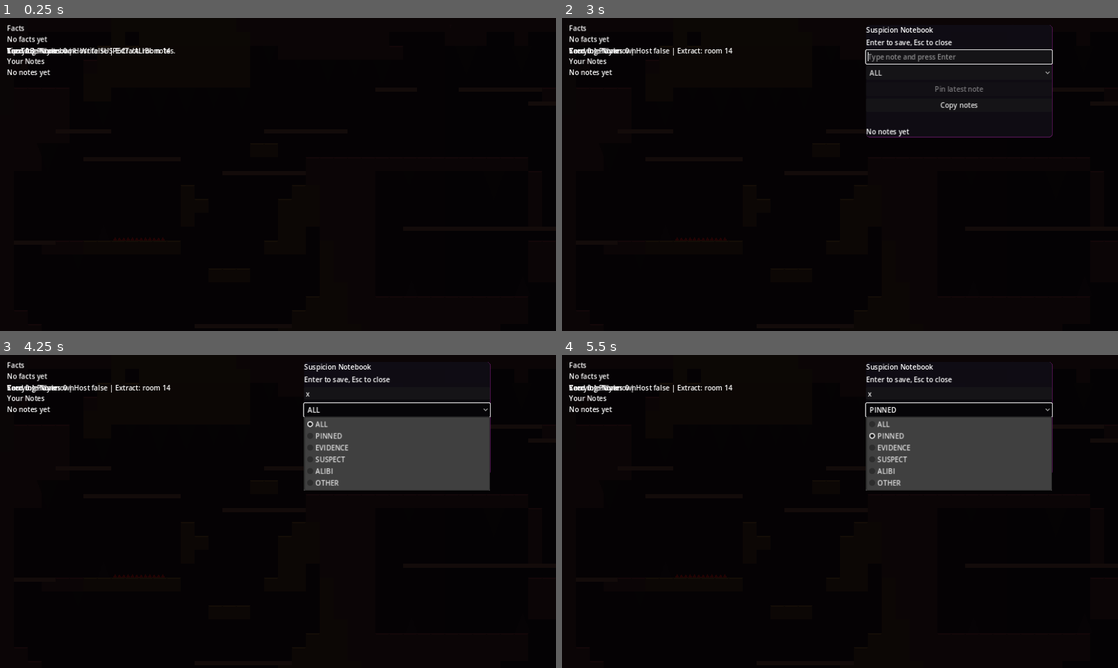
Above: before the commit, frames 1-4 (two rows, left to right).
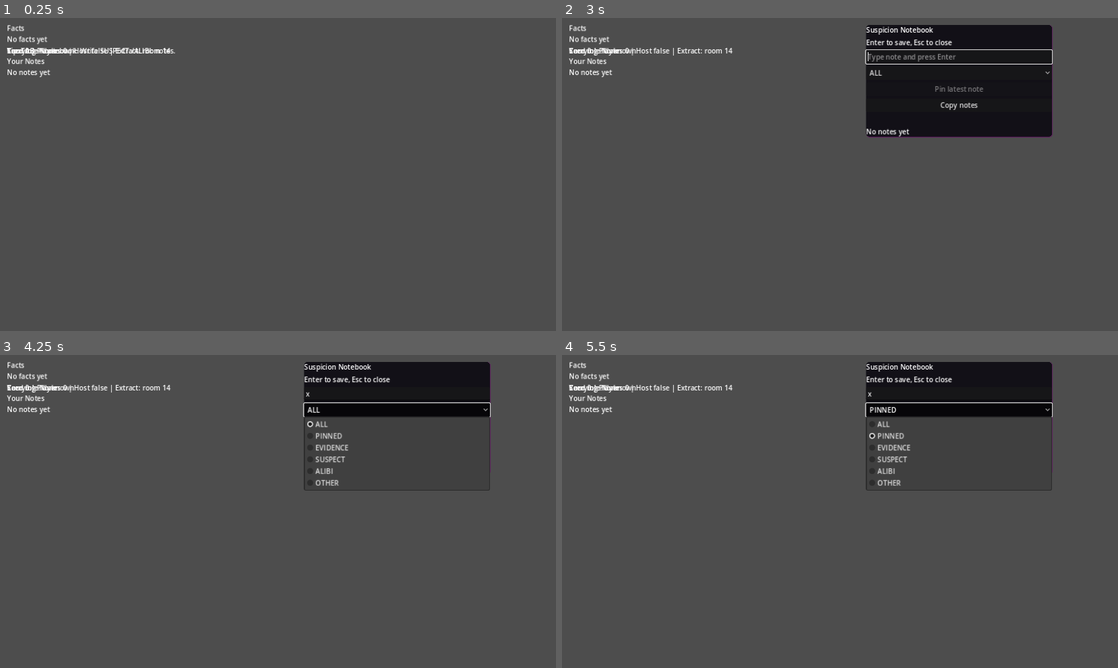
Above: after the commit, the same moments.

Repository: Jordans14/DeductionDelve
Game: Godot game, scene res://scenes/Game.tscn
Two runs of this game, one before a commit and one after it. Both use one fixed random seed, a clock stepped at 60 frames per second and the inputs below. This scene is started directly instead of the project's main scene.
Inputs:
- Up to frame 1 (0.25 s): no input
- Up to frame 2 (3 s): tap Enter (ui_accept) at 0.5, 0.77, 1.25, 1.52, 2, 2.75 s; hold X 0.53-1.28 s; hold Right (ui_right) 0.53-2.03 s; tap X at 1.35 s; hold Left (ui_left) 2.03-2.78 s; hold X 2.03-2.78 s; tap Tab at 2.1 s; hold Right (ui_right) from 2.78 s (still down); tap N at 2.85 s
- Up to frame 3 (4.25 s): tap Enter (ui_accept) at 3.02 s; tap X at 3.05 s; release Right (ui_right) at 3.5 s; click "ALL" at 3.5 s
- Up to frame 4 (5.5 s): click "Copy notes" at 4.25 s; click "PINNED" at 5 s

The runs differ from the first frame. In frame 1, 100% of the frame differs, in the area x 0-100%, y 0-100%; in frame 2, 88%; in frame 3, 86%; in frame 4, 86%.
Error after the commit: Parse Error: Cannot infer the type of "is_floor" variable because the value doesn't have a set type. (res://src/gen/room_builder.gd:389)

Commit message:
Comprehensive Cave & Player Polish: Smoother Network Interpolation, Wall Latching, Raycast-Clipped Whip, Rocky Expanded Floors, and Vast 10x6 World

Diff:
--- a/godot/src/entities/player.gd
+++ b/godot/src/entities/player.gd
@@ -29,6 +29,8 @@
 var has_double_jumped := false
 var whip_visual: Line2D
 var whip_timer := 0.0
+var wall_grab_latch := 0.0  # stays > 0 for a short window after whip swing
+var whip_ray: RayCast2D
 
 var health: int = 3
 var dead: bool = false
@@ -163,6 +165,13 @@
 	whip_visual.position = Vector2(8, 0)
 	visual_root.add_child(whip_visual)
 
+	whip_ray = RayCast2D.new()
+	whip_ray.enabled = false
+	whip_ray.collision_mask = 1 # World layer
+	add_child(whip_ray)
+
+	set_multiplayer_authority(int(name) if name.is_valid_int() else 1)
+
 func _on_hazard_entered(area: Area2D) -> void:
 	if dead: return
 	if area.is_in_group("hazards"):
@@ -223,25 +232,38 @@
 
 	var local_uid = get_node_or_null("/root/NetworkManager").get_multiplayer().get_unique_id() if get_node_or_null("/root/NetworkManager") and get_node_or_null("/root/NetworkManager").get_multiplayer().has_multiplayer_peer() else 0
 	if Input.is_key_pressed(KEY_X) and whip_timer <= 0.0 and peer_id == local_uid and not dead:
-		whip_timer = 0.45  # longer duration for unroll+snap
+		whip_timer = 0.40
+		wall_grab_latch = 0.65  # whip duration + 0.25s latch window
 
 	if whip_timer > 0.0:
 		whip_timer -= delta
 		whip_visual.visible = true
 		var dir = 1.0 if eyes.position.x >= 0 else -1.0
-		var progress : float = 1.0 - (whip_timer / 0.45)  # 0→1 over lifetime
+		var progress : float = 1.0 - (whip_timer / 0.40)  # 0→1 over lifetime
 
 		# Animate each of the 8 points based on progress
 		var seg_count := whip_visual.get_point_count()
-		var total_reach := 90.0   # max horizontal extent
+		var total_reach := 70.0   # max horizontal extent (kept short to avoid wall clipping)
+		# Check for wall collision to clip whip reach
+		whip_ray.target_position = Vector2(total_reach * dir, -5.0)
+		whip_ray.enabled = true
+		whip_ray.force_raycast_update()
+
+		var draw_reach := total_reach
+		if whip_ray.is_colliding():
+			var hit_pos = whip_ray.get_collision_point()
+			draw_reach = global_position.distance_to(hit_pos) - 5.0
+
+		whip_ray.enabled = false
+
 		for i in range(seg_count):
 			var frac = float(i) / float(seg_count - 1)
 
 			# How far along has THIS segment unrolled?
 			var seg_progress = clampf((progress - frac * 0.4) / 0.5, 0.0, 1.0)
 
-			# X: starts coiled behind, extends forward
-			var base_x = lerpf(-10.0, total_reach * frac, seg_progress) * dir
+			# X: starts coiled behind, extends forward, constrained by draw_reach
+			var base_x = lerpf(-10.0, draw_reach * frac, seg_progress) * dir
 
 			# Y: starts low (coiled), rises to wave shape, then snaps flat
 			var wave = sin(frac * PI * 2.5 - progress * PI * 3.0) * (1.0 - seg_progress) * 20.0
@@ -320,10 +342,15 @@
 	else:
 		velocity.x = move_toward(velocity.x, 0.0, FRICTION * delta)
 
+	# Wall grab latch timer
+	if wall_grab_latch > 0.0:
+		wall_grab_latch -= delta
+
 	var is_grabbing_wall = false
-	if is_on_wall() and velocity.y > 0 and move_axis != 0 and whip_timer > 0.0:
+	if is_on_wall() and velocity.y > -50 and move_axis != 0 and wall_grab_latch > 0.0:
 		is_grabbing_wall = true
-		velocity.y = min(velocity.y, 40.0) # Wall slide with whip
+		# "Hang" effect: very slow descent if pressing towards wall during latch
+		velocity.y = min(velocity.y, 20.0)
 		has_double_jumped = false
 
 	if jump_buffer_timer > 0.0:
@@ -361,9 +388,17 @@
 			shake_intensity = 5.0
 
 
-func apply_snapshot(pos: Vector2, vel: Vector2, alpha: float = 0.35) -> void:
-	global_position = global_position.lerp(pos, alpha)
-	velocity = velocity.lerp(vel, alpha)
+func apply_snapshot(pos: Vector2, vel: Vector2, alpha: float = 0.12) -> void:
+	# Even smoother interpolation for small movements to reduce jitter
+	var dist = global_position.distance_to(pos)
+	if dist > 300.0:
+		global_position = pos
+		velocity = vel
+	elif dist > 1.0:
+		# Use a weighted blend for more stability
+		global_position = global_position.lerp(pos, alpha)
+		velocity = velocity.lerp(vel, alpha * 0.5)
+	# If within 4px, don't lerp at all — prevents micro-jitter
 
 func set_carrying_artifact(carrying: bool) -> void:
 	carrying_artifact = carrying
--- a/godot/src/gen/room_builder.gd
+++ b/godot/src/gen/room_builder.gd
@@ -3,8 +3,8 @@
 # ============================================================
 # WORLD CONSTANTS
 # ============================================================
-const COLS := 5
-const ROWS := 3
+const COLS := 10
+const ROWS := 6
 const ROOM_WIDTH  : float = 1024.0
 const ROOM_HEIGHT : float = 768.0
 const T_SIZE      : float = 32.0
@@ -252,41 +252,58 @@
 # STAGE 6b: REMOVE CHOKEPOINTS — widen any passage < 3 tiles
 # ============================================================
 func _widen_narrow_passages(grid: Array) -> void:
-	# Horizontal chokepoints: open tile with wall-or-edge within 1 tile left AND right
-	for x in range(2, GW - 2):
-		for y in range(2, GH - 2):
-			if grid[x][y]:
-				continue  # only care about open cells
-			# Check if neighbors on both sides are too close
-			var left_wall = grid[x-1][y] or grid[x-2][y]
-			var right_wall = grid[x+1][y] or grid[x+2][y]
-			if left_wall and right_wall:
-				# Force 2-tile clearance on both sides
-				for dx in range(-2, 3):
-					var nx := x + dx
-					if nx > 0 and nx < GW - 1:
-						grid[nx][y] = false
-			# Vertical: check above and below
-			var top_wall = grid[x][y-1] or grid[x][y-2]
-			var bot_wall = grid[x][y+1] or grid[x][y+2]
-			if top_wall and bot_wall:
-				for dy in range(-2, 3):
-					var ny := y + dy
-					if ny > 0 and ny < GH - 1:
-						grid[x][ny] = false
+	# Two passes: first horizontal, then vertical. Each pass clears 3 tiles on each side.
+	for _pass in range(2):
+		for x in range(3, GW - 3):
+			for y in range(3, GH - 3):
+				if grid[x][y]:
+					continue
+				# Horizontal bottleneck: walls within 2 tiles on both sides
+				var lw = bool(grid[x-1][y]) or bool(grid[x-2][y])
+				var rw = bool(grid[x+1][y]) or bool(grid[x+2][y])
+				if lw and rw:
+					for dx in range(-3, 4):
+						var nx := x + dx
+						if nx > 0 and nx < GW - 1:
+							grid[nx][y] = false
+				# Vertical bottleneck: walls within 2 tiles above and below
+				var tw = bool(grid[x][y-1]) or bool(grid[x][y-2])
+				var bw = bool(grid[x][y+1]) or bool(grid[x][y+2])
+				if tw and bw:
+					for dy in range(-3, 4):
+						var ny := y + dy
+						if ny > 0 and ny < GH - 1:
+							grid[x][ny] = false
 
 # ============================================================
 # STAGE 7: BORDERS + GLOBAL FLOOR
 # ============================================================
 func _enforce_borders(grid: Array) -> void:
+	# Top and side walls
 	for x in range(GW):
-		grid[x][0]      = true
-		grid[x][GH - 1] = true  # absolute bottom
-		grid[x][GH - 2] = true  # global floor — always solid
-		grid[x][GH - 3] = true  # extra thickness
+		grid[x][0] = true
+		grid[x][1] = true
 	for y in range(GH):
 		grid[0][y]      = true
+		grid[1][y]      = true
 		grid[GW - 1][y] = true
+		grid[GW - 2][y] = true
+	# Global floor: solid base with rocky height variation
+	var floor_rng := RandomNumberGenerator.new()
+	floor_rng.seed = 4224 # Deterministic floor look
+	for x in range(GW):
+		# Base floor row
+		grid[x][GH - 1] = true
+		grid[x][GH - 2] = true
+		# Rocky variation: height 1 to 3
+		var h := floor_rng.randi_range(1, 4)
+		for fy in range(GH - h, GH):
+			grid[x][fy] = true
+
+	# Ensure clearance: clear 5 rows above the maximum possible floor height (GH-4)
+	for x in range(2, GW - 2):
+		for cy in range(GH - 9, GH - 4):
+			grid[x][cy] = false
 
 # ============================================================
 # STAGE 8: SPAWN POINTS
@@ -318,7 +335,7 @@
 	var bg1 := Polygon2D.new()
 	bg1.color = Color(0.07, 0.05, 0.08, 0.6)
 	bg1.polygon = bg0.polygon.duplicate()
-	bg1.position = Vector2(12, 16)
+	bg1.position = Vector2(1, 1) # Parallax suggestion
 	add_child(bg1)
 
 	var bg2 := Polygon2D.new()
@@ -362,13 +379,27 @@
 	# Draw wall tiles with per-tile biome color + rim-light on exposed tops
 	for lx in range(CHUNK_W):
 		for ly in range(CHUNK_H):
-			var is_wall : bool = grid[sx + lx][sy + ly]
+			var cur_x := sx + lx
+			var cur_y := sy + ly
+			var is_wall : bool = grid[cur_x][cur_y]
 			if is_wall:
-				var wc := _wall_color_at(sx + lx, sy + ly)
+				var wc := _wall_color_at(cur_x, cur_y)
+
+				# Check if this is a "floor" surface (wall with air above)
+				var is_floor := ly > 0 and not grid[cur_x][cur_y - 1]
+				var is_global_floor := cur_y >= GH - 4
+
+				if is_global_floor:
+					wc = wc.darkened(0.2).lerp(Color(0.2, 0.2, 0.25), 0.5) # Dark slate for global floor
+				elif is_floor:
+					wc = wc.lightened(0.05) # Slightly lighter for walkable surfaces
+
 				_add_solid_box(room_node, wc, float(lx)*T_SIZE, float(ly)*T_SIZE, T_SIZE, T_SIZE)
-				# Rim highlight: lighter stripe on top face of wall if cell above is open
-				if ly > 0 and not grid[sx + lx][sy + ly - 1]:
-					_add_rim(room_node, float(lx)*T_SIZE, float(ly)*T_SIZE, T_SIZE, _biome_rim_at(sx+lx, sy+ly))
+
+				# Rim highlight: multi-layered for better art direction
+				if is_floor:
+					var rim_col := _biome_rim_at(cur_x, cur_y)
+					_add_rim(room_node, float(lx)*T_SIZE, float(ly)*T_SIZE, T_SIZE, rim_col)
 
 	# Stalactites / stalagmites — decorative only, no physics
 	_add_formations(room_node, grid, sx, sy)
@@ -402,14 +433,26 @@
 # RIM-LIGHT HIGHLIGHT on top edge of wall tiles
 # ============================================================
 func _add_rim(parent: Node2D, x: float, y: float, w: float, color: Color) -> void:
+	# Primary rim
 	var rim := Polygon2D.new()
 	rim.color = color
 	rim.polygon = PackedVector2Array([
 		Vector2(0, 0), Vector2(w, 0),
-		Vector2(w - 2.0, 4.0), Vector2(2.0, 4.0)
+		Vector2(w, 3.0), Vector2(0, 3.0)
 	])
 	rim.position = Vector2(x, y)
 	parent.add_child(rim)
+
+	# Secondary sub-rim for "shine" effect
+	var shine := Polygon2D.new()
+	shine.color = color.lightened(0.3)
+	shine.color.a = 0.4
+	shine.polygon = PackedVector2Array([
+		Vector2(2.0, 1.0), Vector2(w - 2.0, 1.0),
+		Vector2(w - 2.0, 2.0), Vector2(2.0, 2.0)
+	])
+	shine.position = Vector2(x, y)
+	parent.add_child(shine)
 
 # ============================================================
 # STALACTITES & STALAGMITES (decorative only)
--- a/godot/src/run/game_controller.gd
+++ b/godot/src/run/game_controller.gd
@@ -1,6 +1,6 @@
 extends Node2D
 
-const SNAPSHOT_INTERVAL := 0.08
+const SNAPSHOT_INTERVAL := 0.04
 const SPAWN_X_STEP := 80.0
 const ROOM_WIDTH := 1024.0
 const WARDEN_CHECK_RANGE := 96.0
